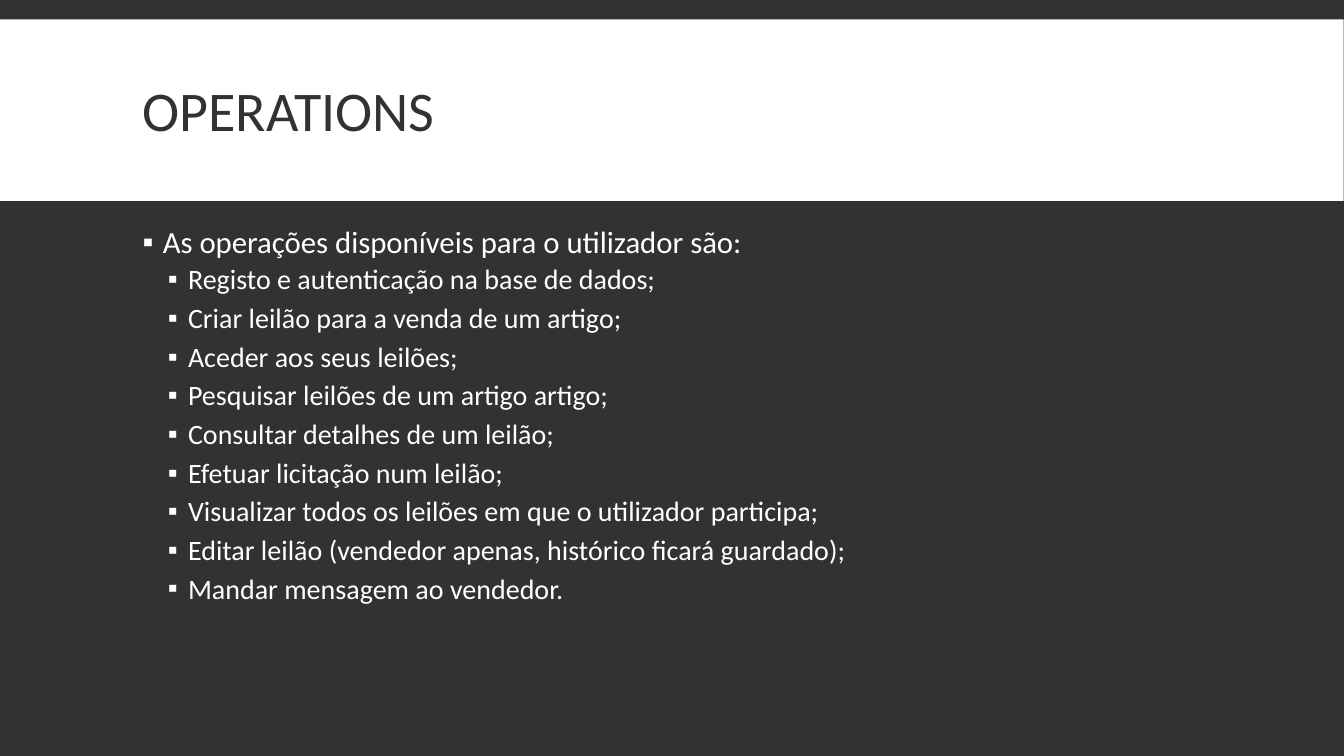
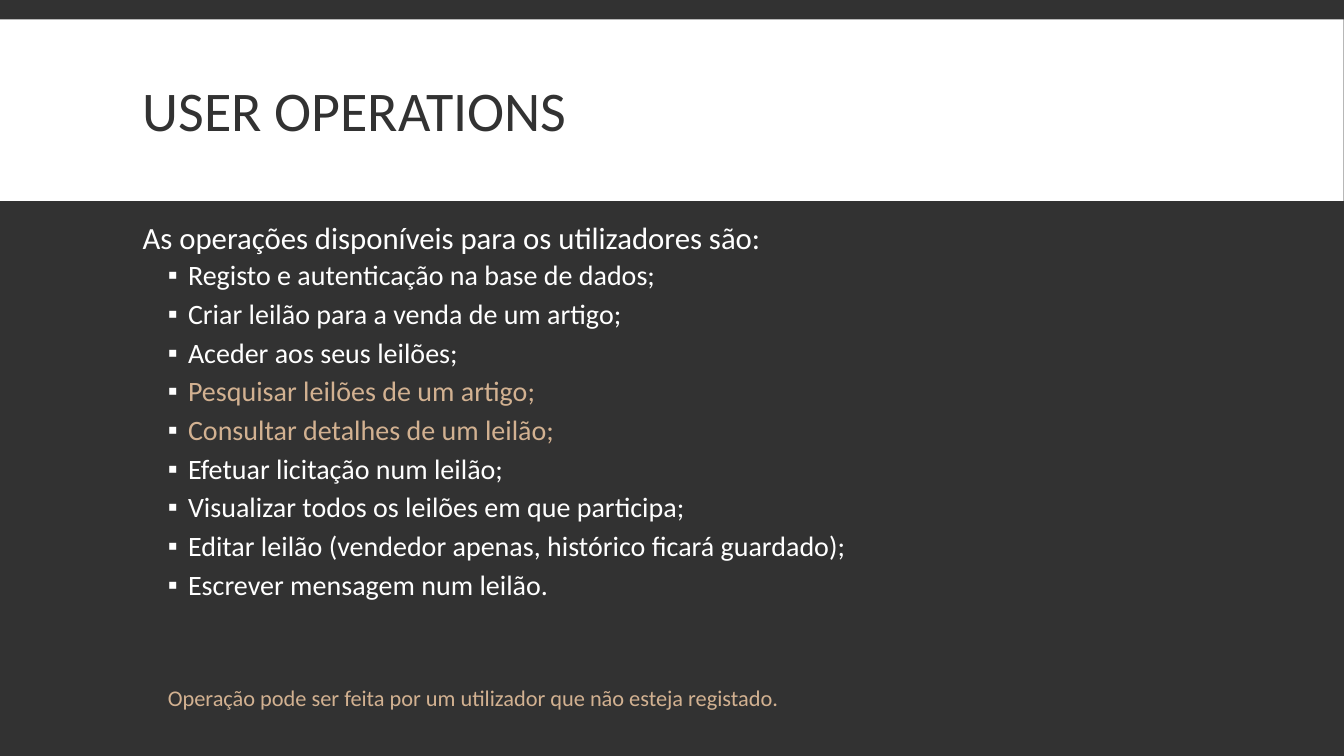
Before and after one commit to tomasbm07/Projeto-BD, a slide deck: slide 4 of Apresentação/Apresentação.pptx. Drawn at 1344x756 pixels with LibreOffice and Linux fonts; fonts in the diff are those of the drawing. Boxes give left, top, right and bottom in pixels: in the first picture for what was removed or moved away, otherwise in the second. Text is boxed around its words. In the diff, an @@ line names an element or a change of style, - is before the commit and + after.

```diff
--- a/Apresentação/Apresentação.pptx
+++ b/Apresentação/Apresentação.pptx
@@ title at <box>143,94,567,132</box>: text changed @@
-OPERATIONS
+USER OPERATIONS
@@ text at <box>143,227,760,254</box>: text changed @@
-▪ As operações disponíveis para o utilizador são:
+As operações disponíveis para os utilizadores são:
@@ text at <box>188,381,535,406</box>: text changed; text colour #FFFFFF to #D2B191 @@
-  ▪ Pesquisar leilões de um artigo artigo;
+  ▪ Pesquisar leilões de um artigo;
@@ text at <box>188,420,554,443</box>: text colour #FFFFFF to #D2B191 in "Consultar detalhes de um leilão;" @@
@@ text at <box>188,497,684,522</box>: text changed @@
-  ▪ Visualizar todos os leilões em que o utilizador participa;
+  ▪ Visualizar todos os leilões em que participa;
@@ text at <box>168,575,778,710</box>: text changed; size 20 to 16 pt; text colour #FFFFFF to #D2B191 @@
-  ▪ Mandar mensagem ao vendedor.
+  ▪ Escrever mensagem num leilão.
+  Operação pode ser feita por um utilizador que não esteja registado.
```
Also in this commit, not shown: 5 other slides changed, 1 slide added, 3 other files.
